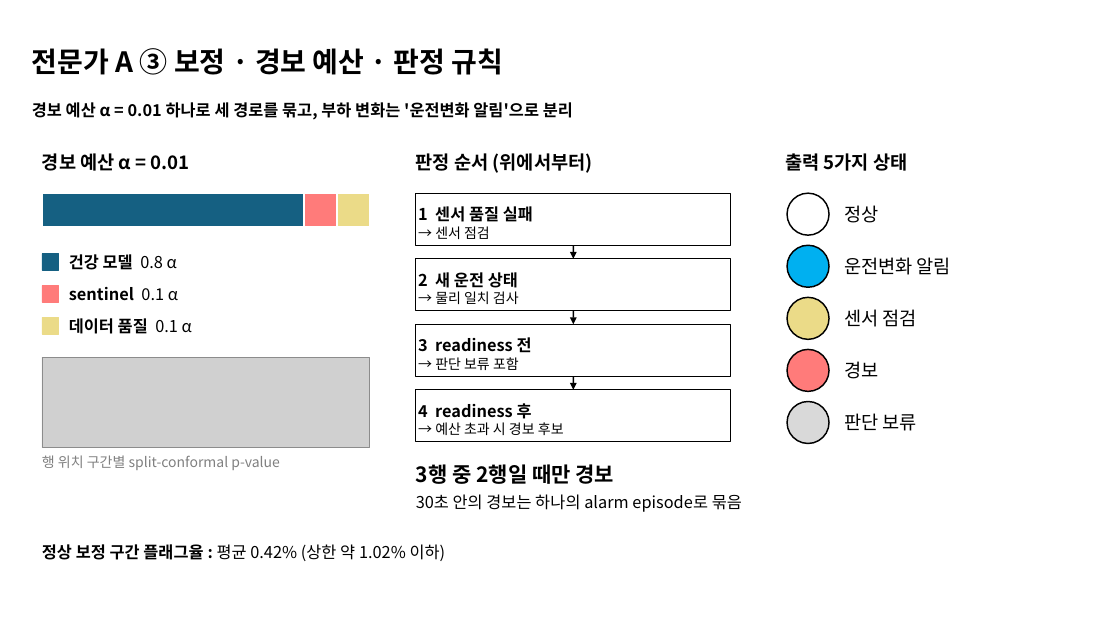
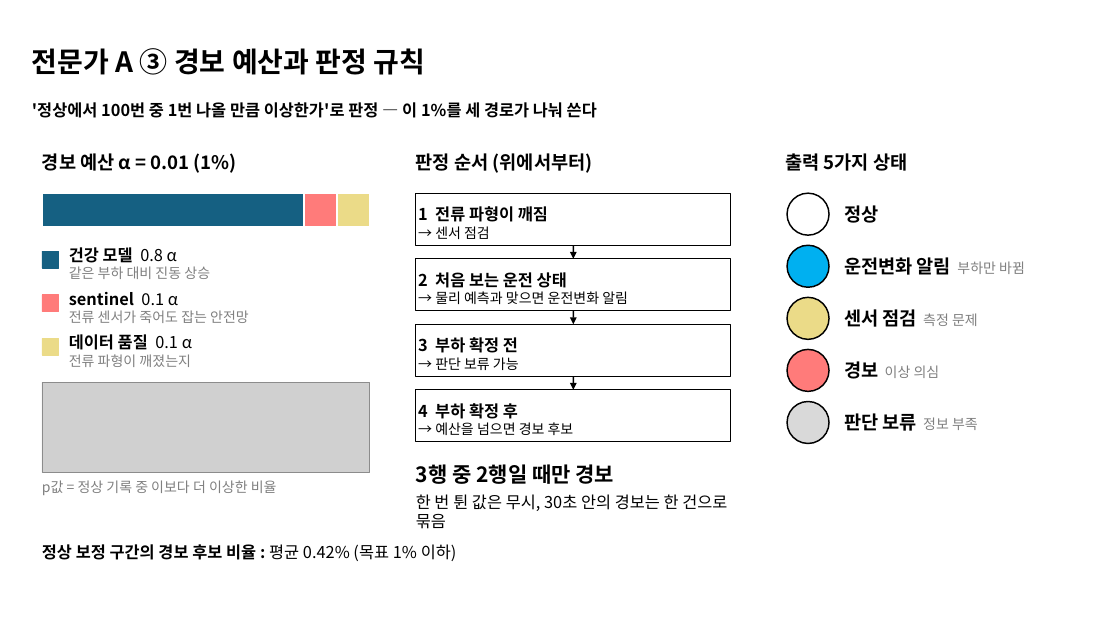
Before and after one commit to ZlataN-AI/KAMP, a slide deck: slide 11 of presentation/RIVET-WM_seminar.pptx. Drawn at 1120x630 pixels with LibreOffice and Linux fonts; fonts in the diff are those of the drawing; grey boxes stand for pictures. Boxes give left, top, right and bottom in pixels: in the first picture for what was removed or moved away, otherwise in the second. Text is boxed around its words. In the diff, an @@ line names an element or a change of style, - is before the commit and + after.

```diff
--- a/presentation/RIVET-WM_seminar.pptx
+++ b/presentation/RIVET-WM_seminar.pptx
@@ title at (32,48,426,75): text changed @@
-전문가 A ③ 보정 · 경보 예산 · 판정 규칙
+전문가 A ③ 경보 예산과 판정 규칙
@@ text at (32,102,597,118): text changed @@
-경보 예산 α = 0.01 하나로 세 경로를 묶고, 부하 변화는 '운전변화 알림'으로 분리
+'정상에서 100번 중 1번 나올 만큼 이상한가'로 판정 — 이 1%를 세 경로가 나눠 쓴다
@@ text at (42,153,237,173): text changed @@
-경보 예산 α = 0.01
+경보 예산 α = 0.01 (1%)
@@ text in rectangle at (418,206,548,222): text changed @@
-1 센서 품질 실패
+1 전류 파형이 깨짐
@@ text "정상" at (844,205,878,223): bold on @@
@@ text at (69,266,210,279): paragraph added @@
+같은 부하 대비 진동 상승
@@ text at (844,257,1025,275): text changed; bold on @@
-운전변화 알림
+운전변화 알림 부하만 바뀜
@@ rectangle: place and size @@
-rectangle at (42,286,59,302)
+rectangle at (42,295,59,312)
@@ vertical alignment middle to top in 3 elements at (69,247,210,279), (69,334,192,367), (69,292,249,323) @@
@@ text in rectangle at (418,272,628,304): text changed @@
-2 새 운전 상태
-→ 물리 일치 검사
+2 처음 보는 운전 상태
+→ 물리 예측과 맞으면 운전변화 알림
@@ text at (69,310,249,323): paragraph added @@
+전류 센서가 죽어도 잡는 안전망
@@ text at (844,309,978,327): text changed; bold on @@
-센서 점검
+센서 점검 측정 문제
@@ rectangle: place and size @@
-rectangle at (42,318,59,334)
+rectangle at (42,339,59,355)
@@ text at (69,354,191,367): paragraph added @@
+전류 파형이 깨졌는지
@@ text "데이터 품질 0.1 α": place and size @@
-text "데이터 품질 0.1 α" at (69,318,192,334)
+text "데이터 품질 0.1 α" at (69,334,192,367)
@@ text in rectangle at (418,337,519,370): text changed; size 14 to 12 pt; bold off @@
-3 readiness 전
-→ 판단 보류 포함
+3 부하 확정 전
+→ 판단 보류 가능
@@ picture: place and size @@
-picture at (42,357,370,448)
+picture at (42,382,370,473)
@@ text at (844,361,940,379): text changed; size 16 to 12 pt; text colour #000000 to #808080 @@
-경보
+경보 이상 의심
@@ text in rectangle at (418,403,574,435): text changed; size 14 to 12 pt; bold off @@
-4 readiness 후
-→ 예산 초과 시 경보 후보
+4 부하 확정 후
+→ 예산을 넘으면 경보 후보
@@ text at (844,413,978,431): text changed; bold on @@
-판단 보류
+판단 보류 정보 부족
@@ text at (42,480,277,495): text changed @@
-행 위치 구간별 split-conformal p-value
+p값 = 정상 기록 중 이보다 더 이상한 비율
@@ text at (416,494,727,529): text changed @@
-30초 안의 경보는 하나의 alarm episode로 묶음
+한 번 튄 값은 무시, 30초 안의 경보는 한 건으로 묶음
@@ text at (42,544,457,561): text changed @@
-정상 보정 구간 플래그율 : 평균 0.42% (상한 약 1.02% 이하)
+정상 보정 구간의 경보 후보 비율 : 평균 0.42% (목표 1% 이하)
```
Also in this commit, not shown: 26 other slides changed, 1 other file.
